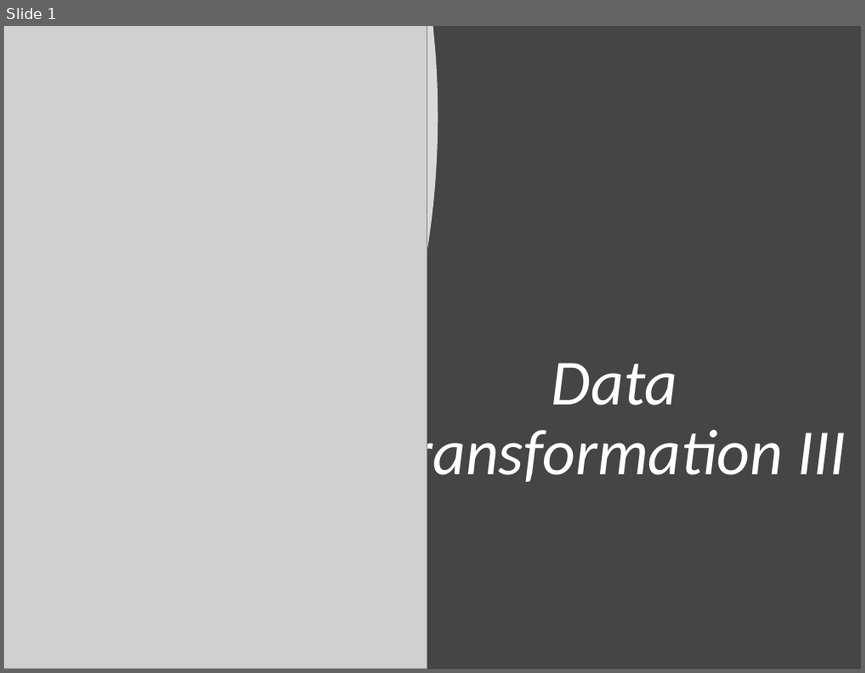
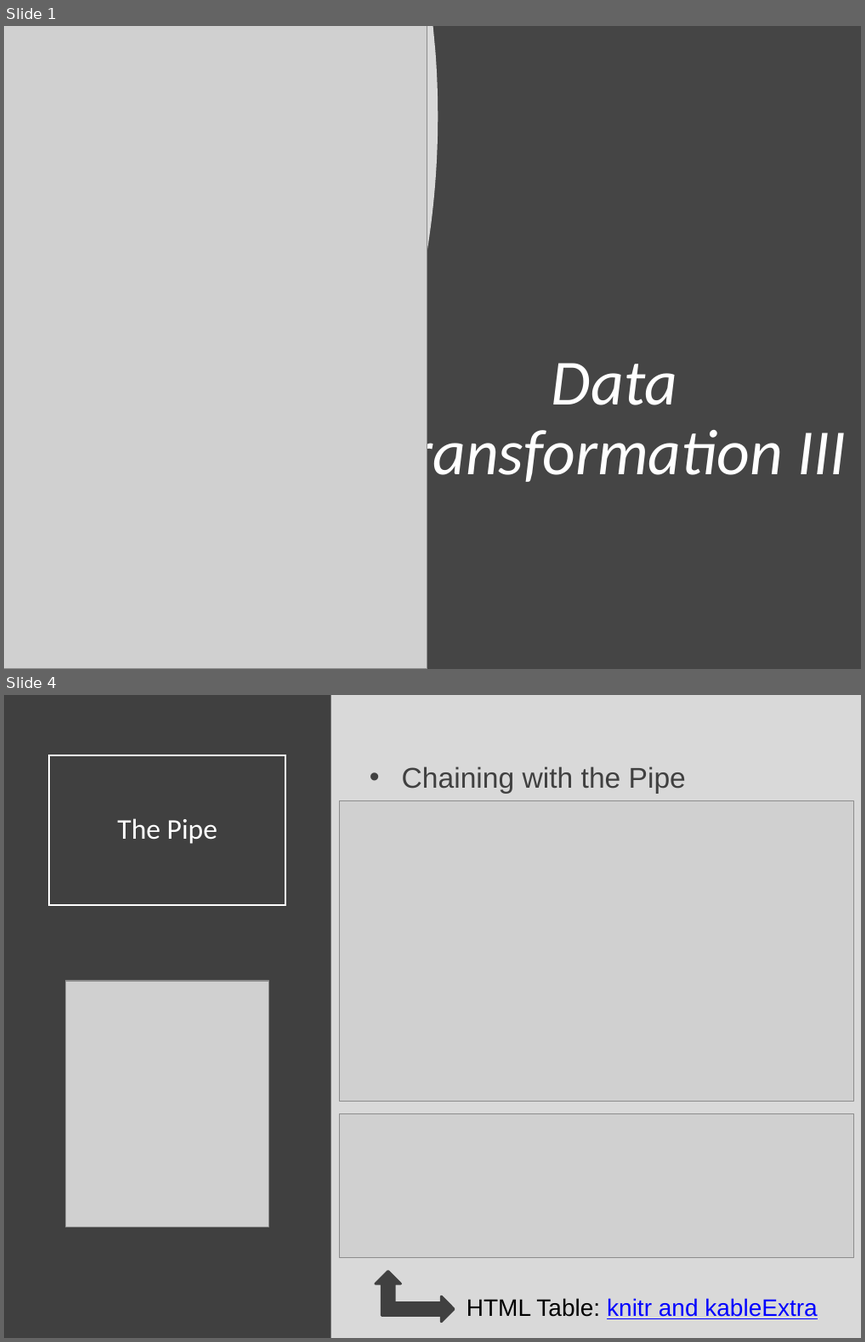
Before and after one commit to Yixf-Self/STOR320_WEBSITE, a slide deck: Lecture/Lecture 6/Lecture 6.pptx. Shown one above the other, each under a label of ours: slide 1 before the commit, slides 1 and 4 after it; the slides between them are not shown. The pictures are 865x673 and 865x1342 pixels, drawn with LibreOffice and Linux fonts; fonts in the diff are those of the drawing; grey boxes stand for pictures. Boxes give left, top, right and bottom in pixels: in the first picture for what was removed or moved away, otherwise in the second. Text is boxed around its words. In the diff, an @@ line names an element or a change of style, - is before the commit and + after.

```diff
--- a/Lecture/Lecture 6/Lecture 6.pptx
+++ b/Lecture/Lecture 6/Lecture 6.pptx
@@ slide 4 added at (4,695,861,1338), background #D9D9D9 @@
@@ rectangle added at (4,695,331,1338), fill #404040 @@
@@ title added at (49,755,286,905), outline #FFFFFF 1.5 pt, 24 pt, text #FFFFFF @@
+The Pipe
@@ text added at (402,766,686,794), 24 pt, text #404040 @@
+• Chaining with the Pipe
@@ picture added at (339,801,853,1100) @@
@@ picture added at (66,981,268,1226) @@
@@ picture added at (339,1114,853,1258) @@
@@ left up arrow added at (375,1271,454,1321), fill #404040, outline #404040 2 pt @@
@@ text added at (466,1298,817,1319), 20 pt, text #0000FF, underline @@
+HTML Table: knitr and kableExtra
```
Also in this commit, not shown: 1 slide changed, 16 other slides added, 6 other files.
